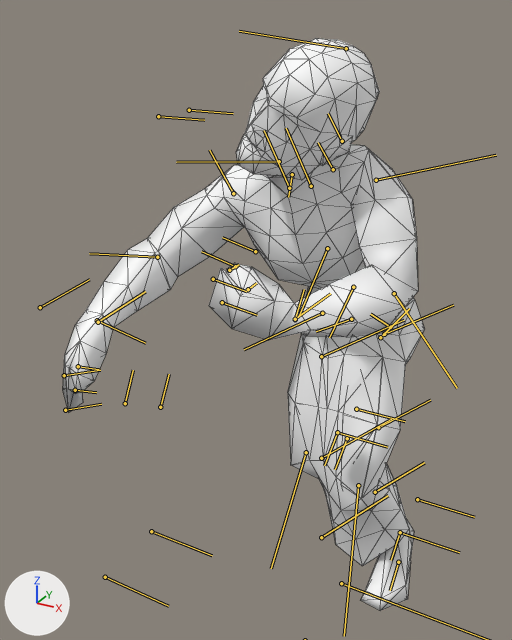
One commit to the FBX model Contents/mods/The Last of Us Infected/media/anims_X/Zombie/clickerWalk_agro1.fbx: the scene before it, then after it.
Rendered twice from a camera (50 mm lens) standing at (33.3, -92.0, 86.8) and looking at (-13.5, -7.0, 44.3). Lighting does not change. The marker at lower left points along +X, +Y and +Z. Both versions are drawn at frame 16 of the action 'clickerWalk_agro1'; the numbers are the values there. The bones that bend it are drawn over the model as lines. Mesh edges are drawn as thin lines.

Objects in the first picture: 'Body'.
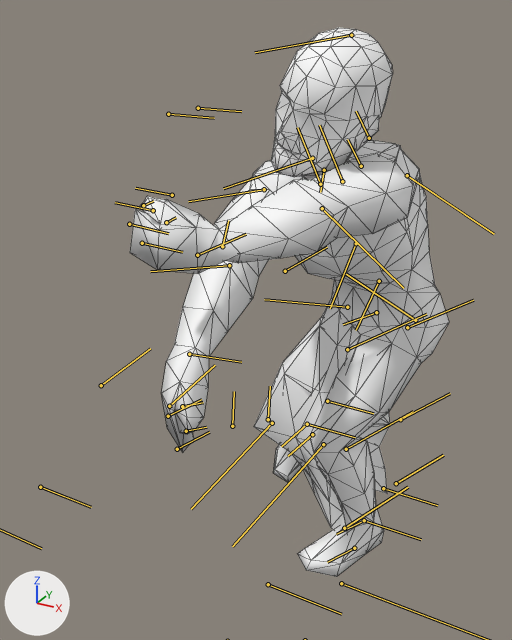
Changed parts and their boxes [x1, y1, x2, y2] in the pictures (512 x 640 px):
'Body', posed (12% narrower): before [63, 38, 425, 611]; after [130, 28, 449, 577]
bone 'Bip01_Pelvis', root to tip: before (351, 319) to (316, 331); after (376, 312) to (343, 324)
bone 'Bip01_L_Thigh', root to tip: before (390, 327) to (370, 314); after (415, 320) to (346, 274)
bone 'Bip01_Head', root to tip: before (279, 161) to (176, 162); after (312, 158) to (223, 188)
bone 'Bip01_L_UpperArm', root to tip: before (376, 180) to (496, 155); after (407, 175) to (494, 234)
bone 'Bip01_L_Forearm', root to tip: before (394, 293) to (457, 388); after (322, 208) to (403, 288)
bone 'Bip01_R_UpperArm', root to tip: before (233, 193) to (209, 150); after (264, 189) to (188, 201)
bone 'Bip01_R_Forearm', root to tip: before (157, 257) to (89, 253); after (229, 265) to (150, 271)
bone 'Bip01_R_Thigh', root to tip: before (322, 313) to (244, 349); after (347, 307) to (264, 299)

The change in detail:
Bone 'Bip01_Pelvis' (bone_bip01_pelvis) moves from (0.0, 0.0, -1.4) to (0.0, -4.2, 1.0).
Bone 'Bip01_L_Thigh' (bone_bip01_l_thigh) turns from (-28, 15, 75) to (-7, -8, 85) degrees about its own x, y and z.
Bone 'Bip01_Head' (bone_bip01_head) turns from (-20, -44, -35) to (-16, -32, -28) degrees about its own x, y and z.
Bone 'Bip01_L_UpperArm' (bone_bip01_l_upperarm) turns from (-4, 30, -81) to (-2, -32, -129) degrees about its own x, y and z.
Bone 'Bip01_L_Forearm' (bone_bip01_l_forearm) turns from (30, -41, -72) to (-7, 0, 11) degrees about its own x, y and z.
Bone 'Bip01_R_UpperArm' (bone_bip01_r_upperarm) turns from (4, 1, -46) to (-3, 9, -96) degrees about its own x, y and z.
Bone 'Bip01_R_Forearm' (bone_bip01_r_forearm) turns from (-10, 19, -36) to (-1, 0, 11) degrees about its own x, y and z.
Bone 'Bip01_R_Thigh' (bone_bip01_r_thigh) turns from (4, -8, 58) to (11, -32, 66) degrees about its own x, y and z.
